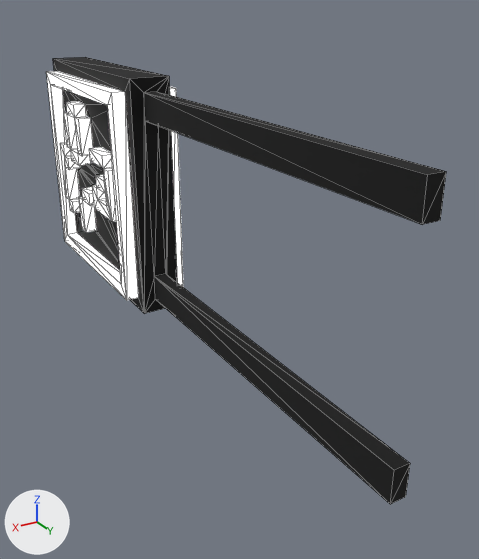
Renders of the glTF model public/buildings/smallSign/stationeryToraSign.glb from each side of a commit.
One viewpoint serves both versions: a camera (50 mm lens) standing at (4.7, 1.77, 12.23) and looking at (2.5, -1.9, 10.4). The lights are fixed; the arrows at lower left show +X, +Y and +Z. Mesh edges are drawn as thin lines. Where no turn or scale is listed for an object, it has been applied to the vertices. Vertices at the same position are counted once.

Script lines for the objects in view, before the commit:
```python
me_objobject = bpy.data.meshes.new('ObjObject')
me_objobject.from_pydata(...)  # 232 vertices, 492 faces; spans x 2.5..3.0, y -4.5..0.0, z 9.9..11.7
# faces by material slot: [172, 320]
me_objobject.materials.append(mat_palette)  # picture img_stationery_tora_sign
me_objobject.materials.append(mat_putih)  # white #ffffff
# before: 57 (2.7, 0.0, 10.0) at pixel (405, 496), 59 (2.7, 0.0, 10.2) at pixel (410, 463), 65 (2.8, 0.0, 10.0) at pixel (390, 504), 67 (2.8, 0.0, 10.2) at pixel (394, 470)
# before: 61 (2.7, 0.0, 11.4) at pixel (440, 220), 63 (2.7, 0.0, 11.6) at pixel (446, 171), 69 (2.8, 0.0, 11.4) at pixel (422, 224), 71 (2.8, 0.0, 11.6) at pixel (427, 174)
ob_objobject = bpy.data.objects.new('ObjObject', me_objobject)
ob_objobject.location = (0.0, 0.0, 0.0)
```
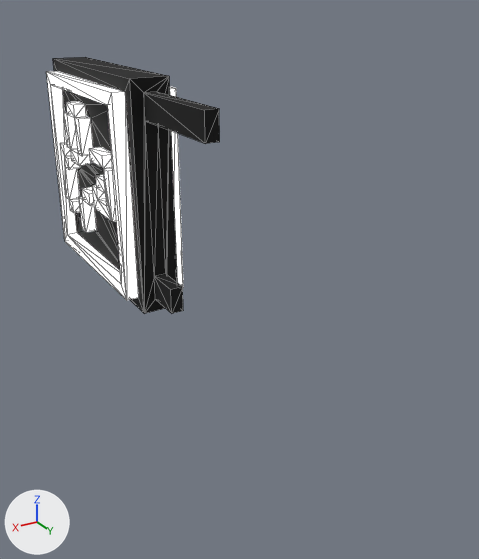
What the commit changed:
me_objobject has 232 vertices, 492 faces and spans x 2.5..3.0, y -4.5..0.0, z 9.9..11.7.
me_objobject is used by ob_objobject; location (0.0, 0.0, 0.0).
Part 1, on me_objobject:
Vertices 57, 59, 65, 67 of me_objobject move by (0.0, -2.4, 0.0).
Part 2, on me_objobject:
Vertices 61, 63, 69, 71 of me_objobject move by (0.0, -1.8, 0.0).

Changed parts and their boxes (x1, y1, x2, y2) in the pictures (479 x 559 px; the box of a moved part takes in the faces that stretch with it):
'ObjObject', reshaped (56% narrower, 42% shorter)
    before: (46, 57, 446, 504)
    after: (46, 57, 220, 314)
part 1 of me_objobject, moved or reshaped
    before: (154, 274, 410, 504)
    after: (154, 274, 183, 314)
part 2 of me_objobject, moved or reshaped
    before: (144, 91, 446, 225)
    after: (144, 91, 220, 144)
